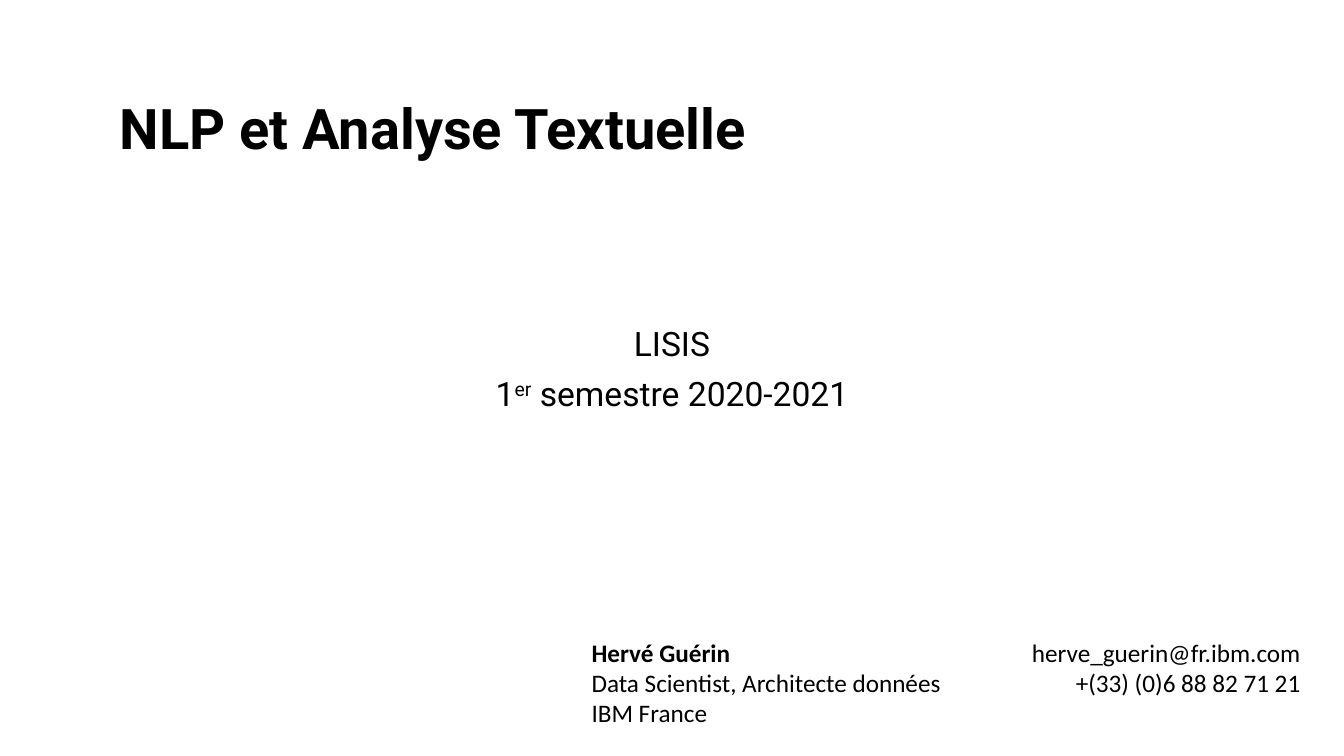
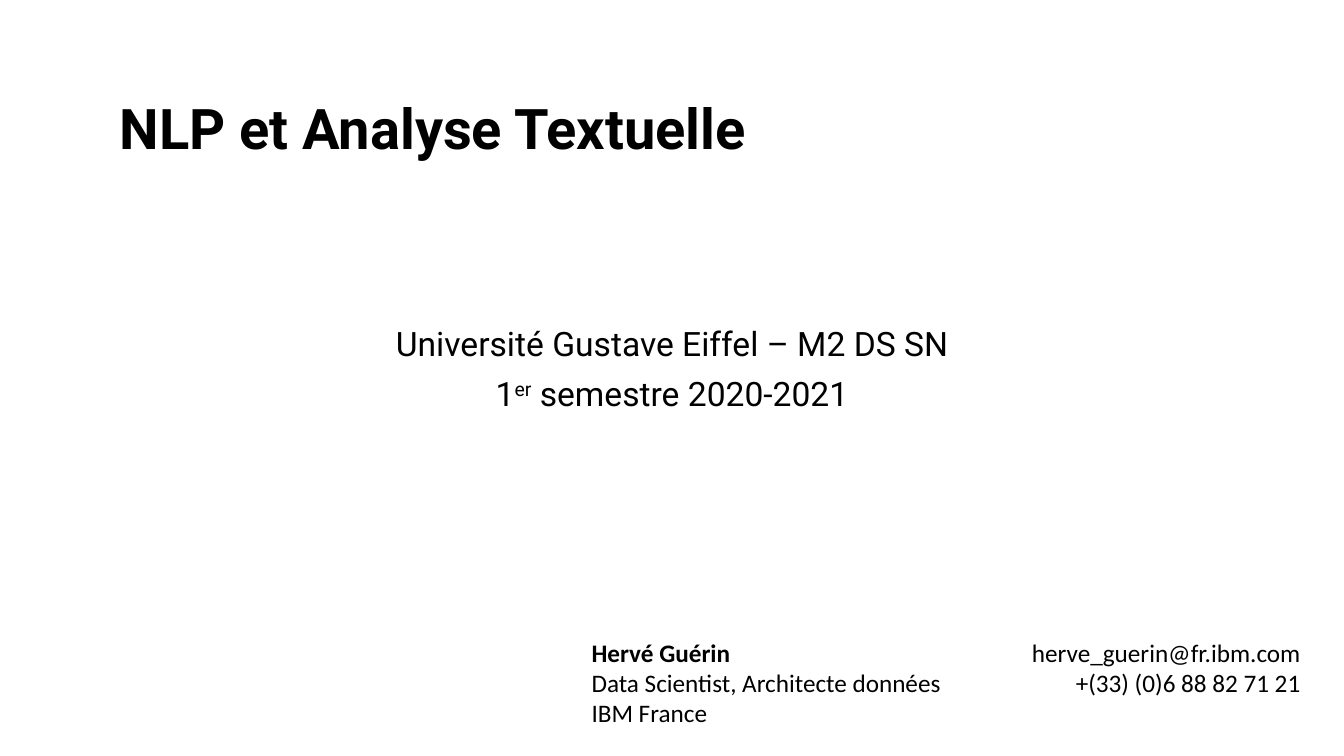
Before and after one commit to Herve-Guerin/cours-NLP-Gustave-Eiffel, a slide deck: slide 1 of Slides/NLP et Analyse Textuelle V2 - 1.pptx. Drawn at 1344x756 pixels with LibreOffice and Linux fonts; fonts in the diff are those of the drawing. Boxes give left, top, right and bottom in pixels: in the first picture for what was removed or moved away, otherwise in the second. Text is boxed around its words. In the diff, an @@ line names an element or a change of style, - is before the commit and + after.

```diff
--- a/Slides/NLP et Analyse Textuelle V2 - 1.pptx
+++ b/Slides/NLP et Analyse Textuelle V2 - 1.pptx
@@ subtitle at <box>396,330,948,357</box>: text changed @@
-LISIS
+Université Gustave Eiffel – M2 DS SN
```
Also in this commit, not shown: 18 other slides changed.
